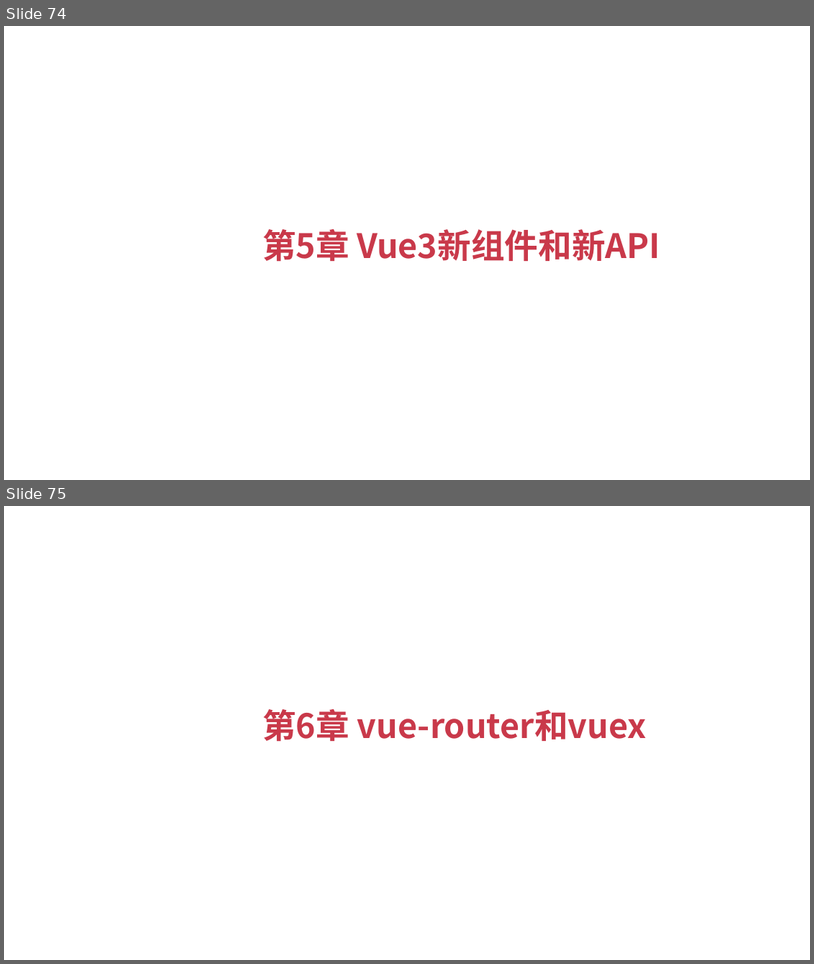
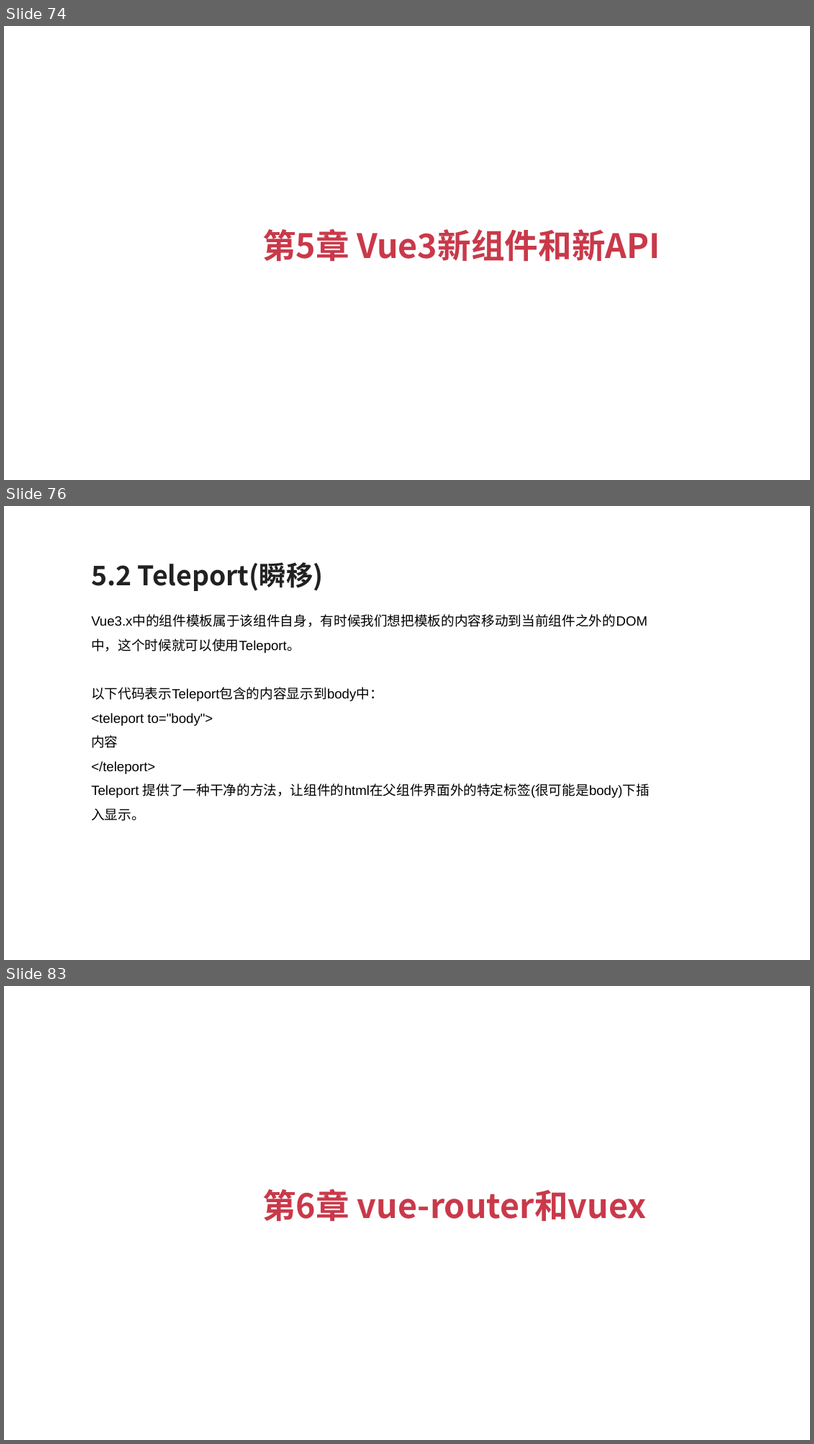
Before and after one commit to zouyujie/vue3_book_codes, a slide deck: Vue3+TypeScript开发指南.pptx. Shown one above the other, each under a label of ours: slides 74 and 75 before the commit, slides 74, 76 and 83 after it; the slides between them are not shown. The pictures are 814x964 and 814x1444 pixels, drawn with LibreOffice and Linux fonts; fonts in the diff are those of the drawing. Boxes give left, top, right and bottom in pixels: in the first picture for what was removed or moved away, otherwise in the second. Text is boxed around its words. In the diff, an @@ line names an element or a change of style, - is before the commit and + after.

```diff
--- a/Vue3+TypeScript开发指南.pptx
+++ b/Vue3+TypeScript开发指南.pptx
@@ slide 76 added at (x1=4, y1=506, x2=810, y2=960), background #FFFFFF @@
@@ text added at (x1=91, y1=562, x2=324, y2=591), 24 pt, text #212121, bold @@
+5.2 Teleport(瞬移)
@@ text added at (x1=91, y1=615, x2=650, y2=821), 12 pt, text #000000 @@
+Vue3.x中的组件模板属于该组件自身，有时候我们想把模板的内容移动到当前组件之外的DOM中，这个时候就可以使用Teleport。
+以下代码表示Teleport包含的内容显示到body中：
+<teleport to="body">
+内容
+</teleport>
+Teleport 提供了一种干净的方法，让组件的html在父组件界面外的特定标签(很可能是body)下插入显示。
@@ what was slide 75 is now slide 83 @@
```
Also in this commit, not shown: 69 other slides added.
